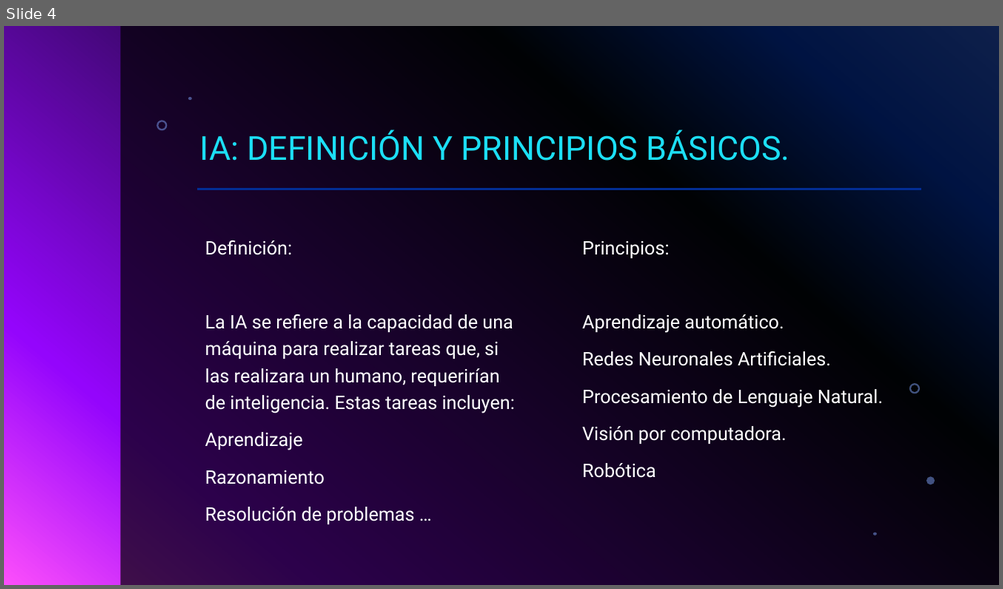
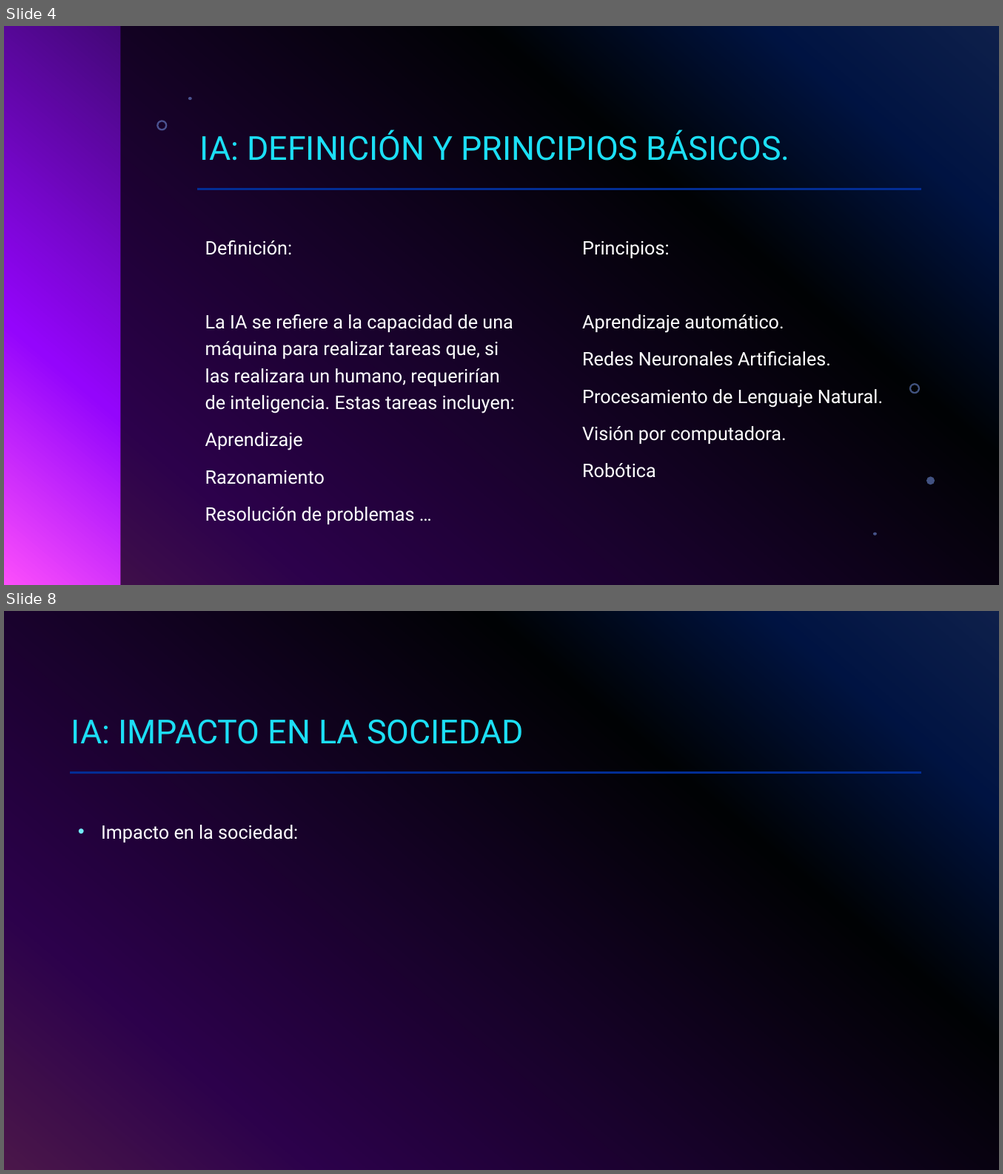
Before and after one commit to agarper2311/IES-Ntra-Sra-De-Los-Remedios, a slide deck: Digitalización/Tema 2/Tarea 2.1. Explorando las Técnologías Habilitadoras Digitales.pptx. Shown one above the other, each under a label of ours: slide 4 before the commit, slides 4 and 8 after it; the slides between them are not shown. The pictures are 1003x589 and 1003x1174 pixels, drawn with LibreOffice and Linux fonts; fonts in the diff are those of the drawing; background and template pictures are left out. Boxes give left, top, right and bottom in pixels: in the first picture for what was removed or moved away, otherwise in the second. Text is boxed around its words. In the diff, an @@ line names an element or a change of style, - is before the commit and + after.

```diff
--- a/Digitalización/Tema 2/Tarea 2.1. Explorando las Técnologías Habilitadoras Digitales.pptx
+++ b/Digitalización/Tema 2/Tarea 2.1. Explorando las Técnologías Habilitadoras Digitales.pptx
@@ slide 8 added at (x1=4, y1=611, x2=999, y2=1170), background gradient #316CFC to #0343DF to #02090E to #9405FC to #FC4EFB @@
@@ rectangle added at (x1=4, y1=611, x2=999, y2=1170), fill #000000 at 70% opacity @@
@@ title added at (x1=71, y1=719, x2=523, y2=744), 32 pt, text #1CDFF5 @@
+IA: IMPACTO EN LA SOCIEDAD
@@ line added from (70, 773) to (922, 773), #9405FC 2 pt @@
@@ text added at (x1=101, y1=825, x2=298, y2=843), 18 pt, text #FFFFFF @@
+• Impacto en la sociedad:
```
Also in this commit, not shown: 5 other slides added.
